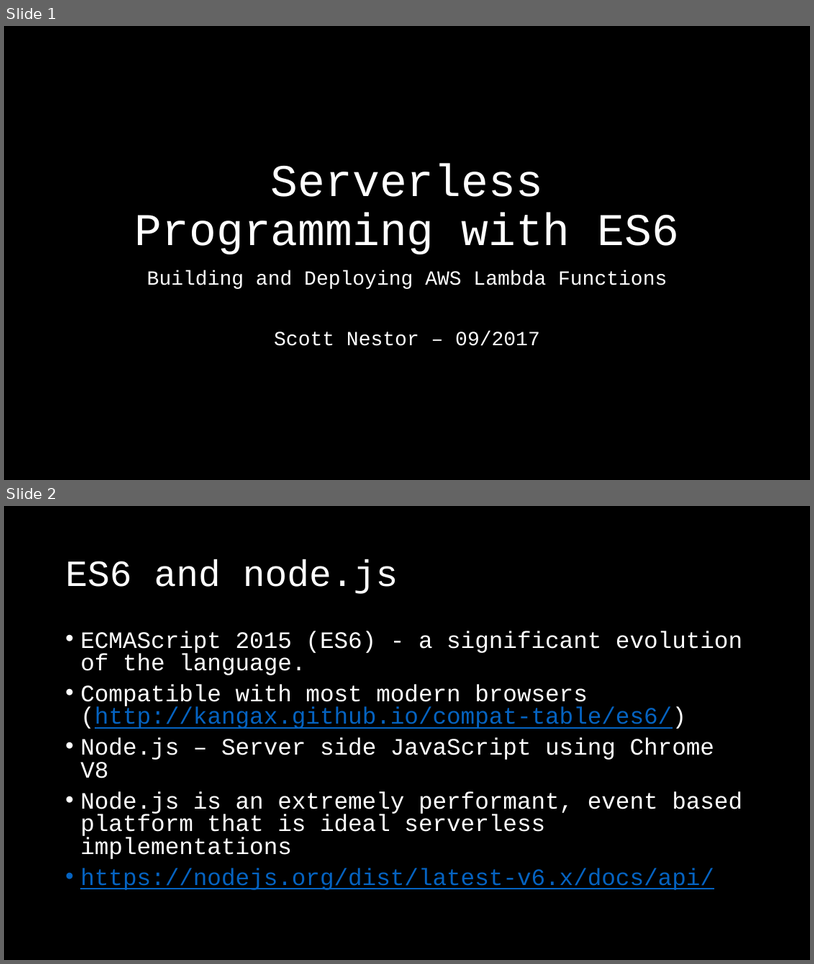
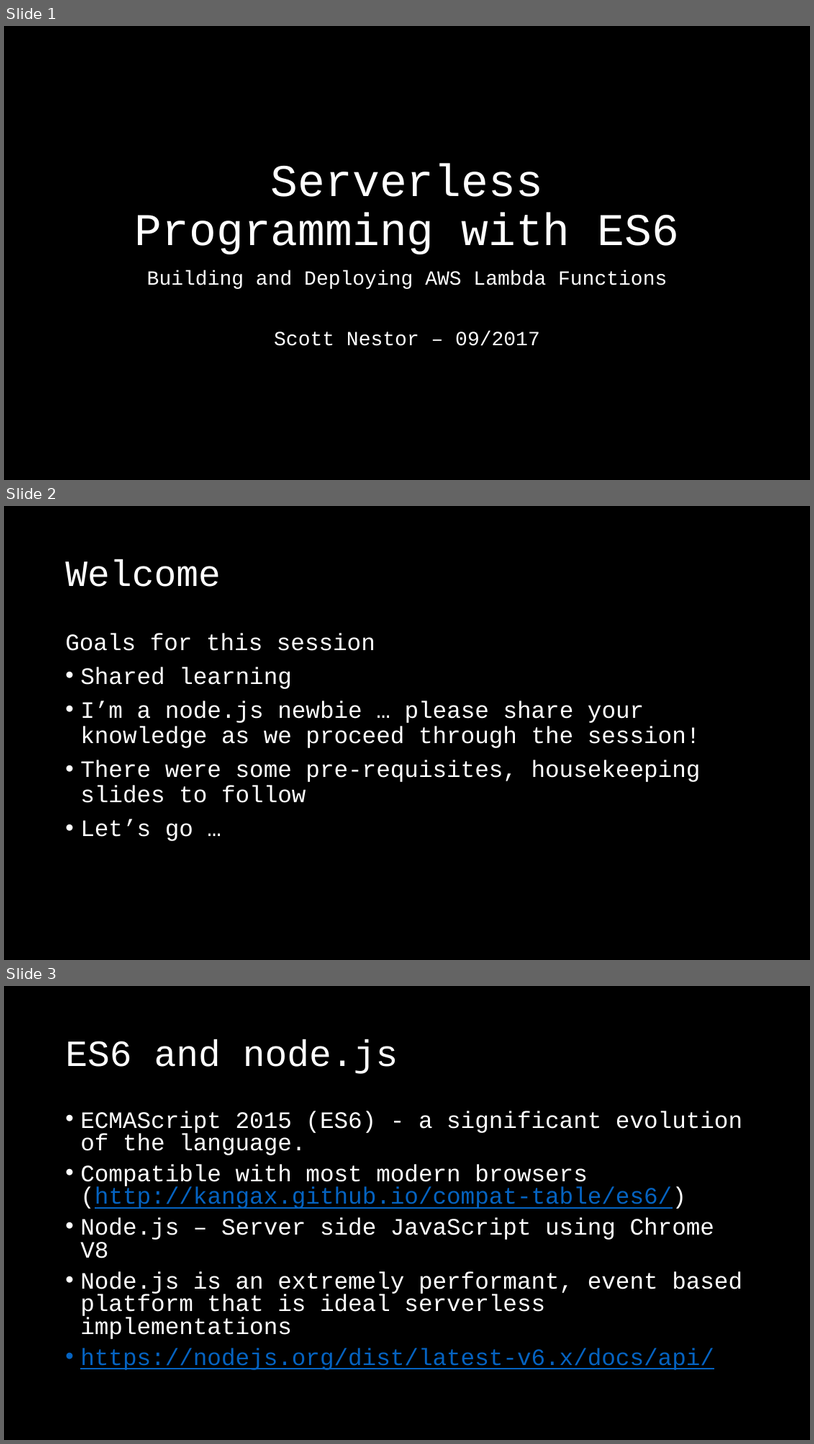
Before and after one commit to rsnestor/slac, a slide deck: doc/slac_slides.pptx. Shown one above the other, each under a label of ours: slides 1 and 2 before the commit, slides 1, 2 and 3 after it. The pictures are 814x964 and 814x1444 pixels, drawn with LibreOffice and Linux fonts; fonts in the diff are those of the drawing. Boxes give left, top, right and bottom in pixels: in the first picture for what was removed or moved away, otherwise in the second. Text is boxed around its words. In the diff, an @@ line names an element or a change of style, - is before the commit and + after.

```diff
--- a/doc/slac_slides.pptx
+++ b/doc/slac_slides.pptx
@@ slide 2 added at bbox=[4, 506, 810, 960], background #000000 @@
@@ title added at bbox=[65, 559, 221, 587], 44 pt, text #FFFFFF @@
+Welcome
@@ text added at bbox=[65, 633, 701, 841], 28 pt, text #FFFFFF @@
+Goals for this session
+• Shared learning
+• I’m a node.js newbie … please share your knowledge as we proceed through the session!
+• There were some pre-requisites, housekeeping slides to follow
+• Let’s go …
@@ what was slide 2 is now slide 3 @@
```
Also in this commit, not shown: 1 slide changed, 1 other file.
